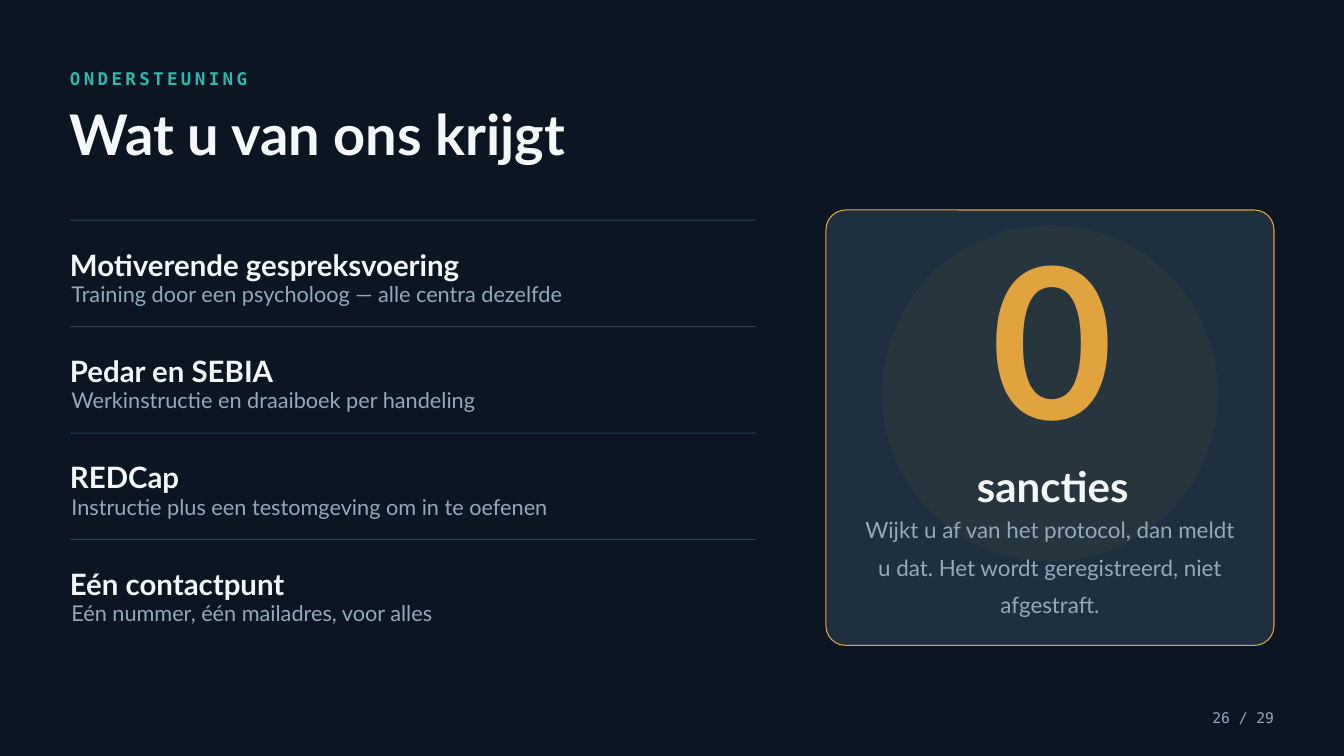
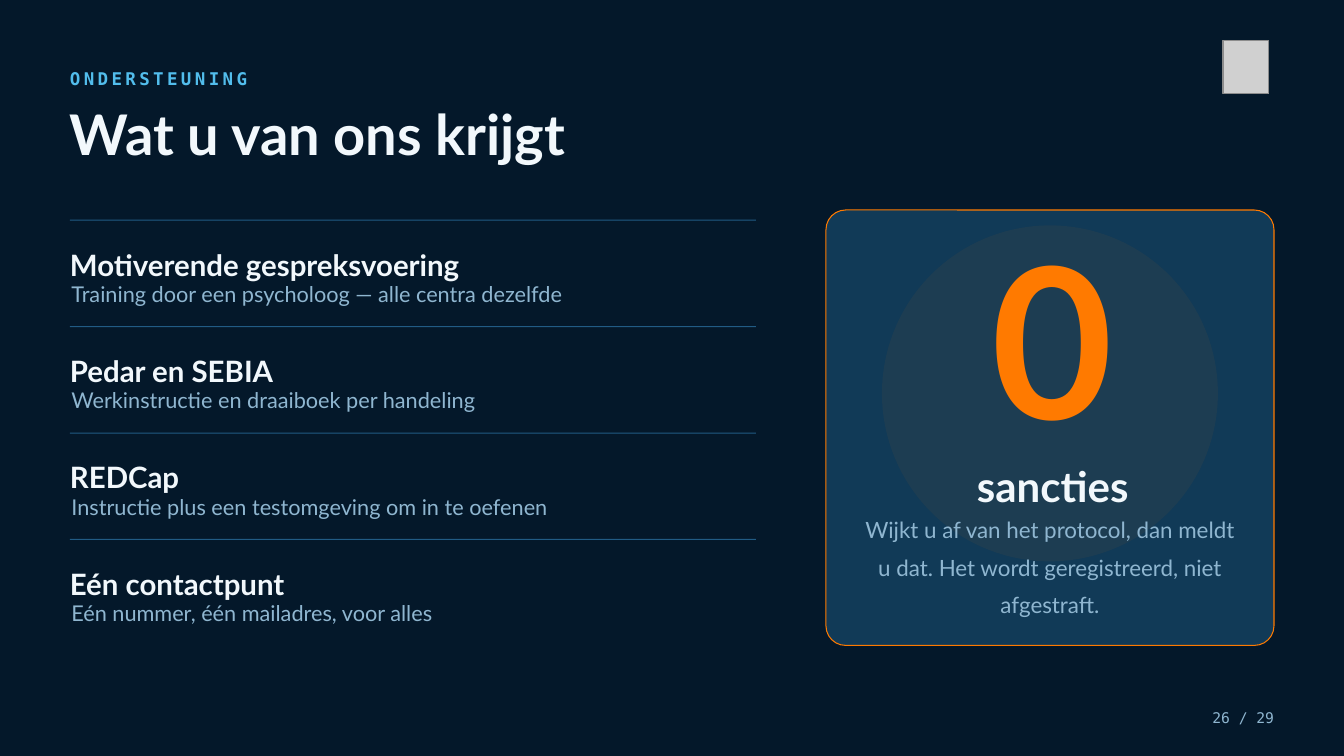
Before and after one commit to Dellfs/paradise-project, a slide deck: slide 26 of PARADISE_presentatie/PARADISE_informatiesessie_voetklinieken.pptx. Drawn at 1344x756 pixels with LibreOffice and Linux fonts; fonts in the diff are those of the drawing; grey boxes stand for pictures. Boxes give left, top, right and bottom in pixels: in the first picture for what was removed or moved away, otherwise in the second. Text is boxed around its words. In the diff, an @@ line names an element or a change of style, - is before the commit and + after.

```diff
--- a/PARADISE_presentatie/PARADISE_informatiesessie_voetklinieken.pptx
+++ b/PARADISE_presentatie/PARADISE_informatiesessie_voetklinieken.pptx
@@ rectangle at (x1=0, y1=0, x2=1344, y2=756): fill #0B1622 to #04182A @@
@@ picture added at (x1=1223, y1=40, x2=1269, y2=94) @@
@@ text "ONDERSTEUNING" at (x1=70, y1=72, x2=247, y2=86): text colour #2BB9AD to #52BDEC @@
@@ text "Wat u van ons krijgt" at (x1=70, y1=113, x2=566, y2=165): text colour #F4F8FB to #F2F8FC @@
@@ rounded rectangle at (x1=826, y1=210, x2=1273, y2=645): fill #1E3040 to #113A57; outline #E0A33D 0.75 pt to #FF7A00 0.75 pt @@
@@ text "0" at (x1=992, y1=265, x2=1114, y2=421): text colour #E0A33D to #FF7A00 @@
@@ ellipse at (x1=882, y1=226, x2=1218, y2=562): fill #E0A33D at 5% opacity to #FF7A00 at 5% opacity @@
@@ text "sancties" at (x1=977, y1=471, x2=1128, y2=503): text colour #F4F8FB to #F2F8FC @@
@@ fill #2C4356 to #215B84 in 4 elements at (x1=70, y1=220, x2=756, y2=221), (x1=70, y1=327, x2=756, y2=328), (x1=70, y1=433, x2=756, y2=434), (x1=70, y1=539, x2=756, y2=540) @@
@@ text colour #93A9BA to #8FB6D0 in 6 elements at (x1=71, y1=286, x2=562, y2=306), (x1=71, y1=392, x2=475, y2=412), (x1=71, y1=499, x2=547, y2=519), (x1=71, y1=605, x2=432, y2=624), (x1=865, y1=521, x2=1234, y2=617), (x1=1212, y1=712, x2=1274, y2=723) @@
```
Also in this commit, not shown: 27 other slides changed, 1 slide added, 1 slide removed, 5 other files.
